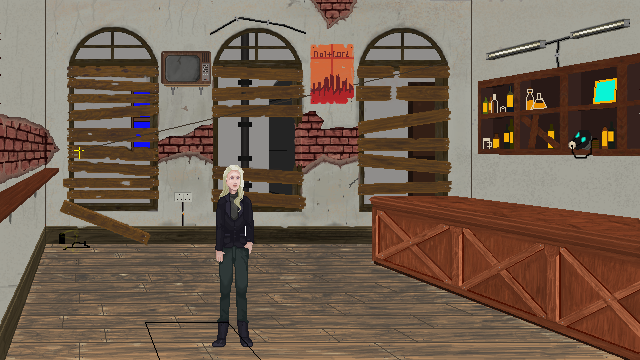
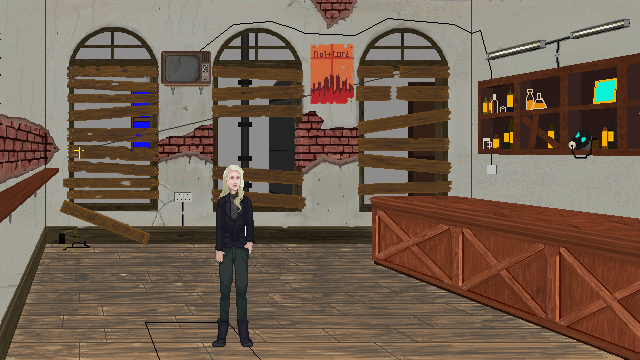
Layers edited between the first and the second w=640, h=360 image:
added layer "actor" above "Pasted Layer #3" over [218, 322, 249, 347]
moved "flourescent light" out of group "Base layer" over [79, 18, 497, 215]
painted on "wires" over [200, 16, 497, 174]
painted on "vanishing" over [218, 322, 249, 347]
painted on "wall2" over [151, 167, 365, 226]
